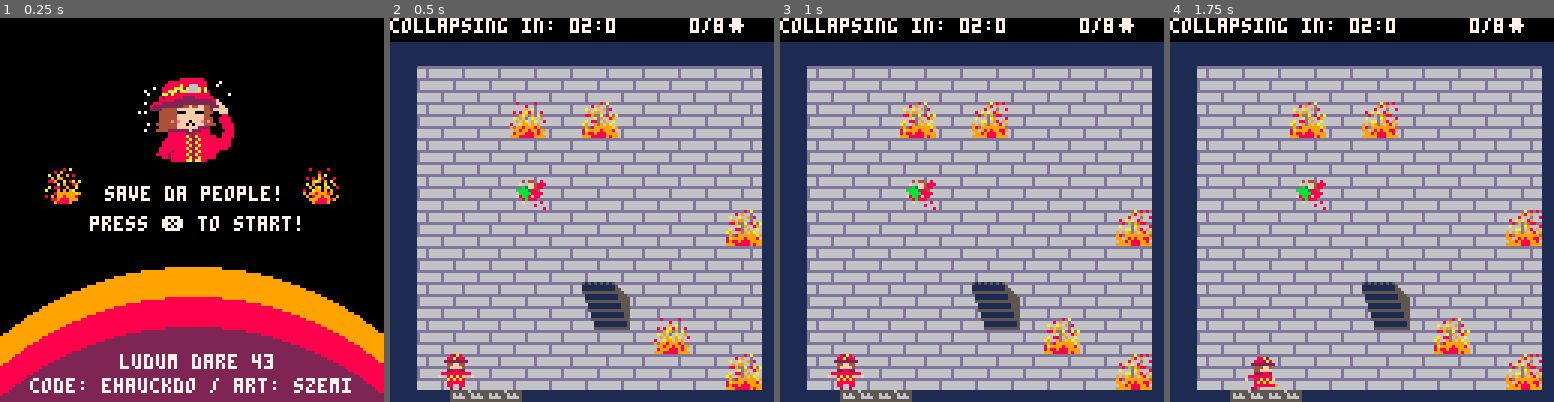
Above: before the commit, frames 1-4 (left to right).
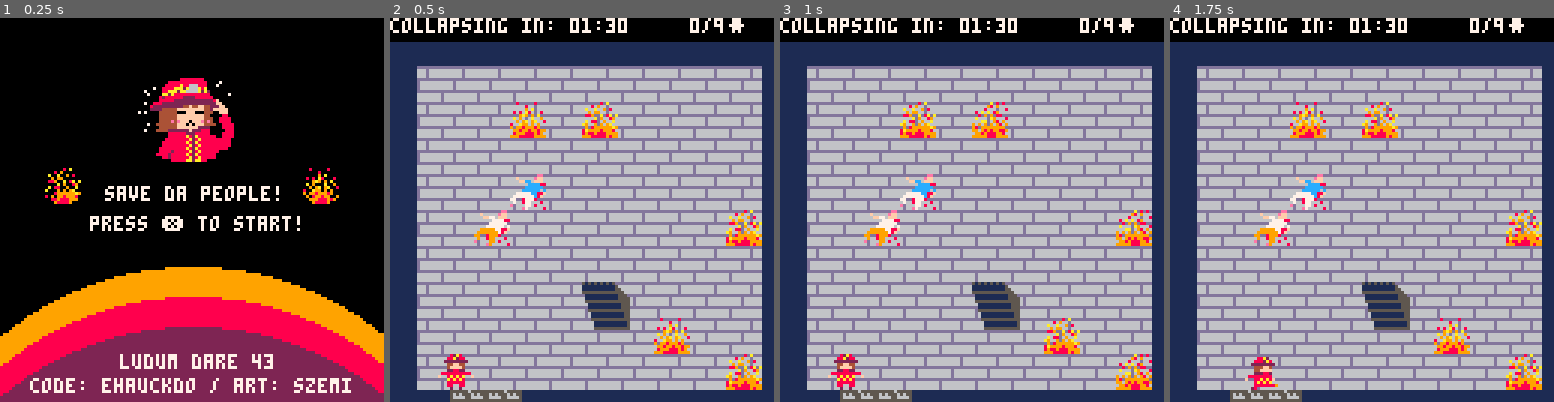
Above: after the commit, the same moments.

Repository: ehauckdo/ludumdare43
Game: PICO-8 cartridge ludumdare43.p8
Two runs of this game, one before a commit and one after it. Both use one fixed random seed, a clock stepped at 60 frames per second and the inputs below.
Inputs:
- Up to frame 1 (0.25 s): no input
- Up to frame 2 (0.5 s): tap X (X key) at 0.33 s
- Up to frame 3 (1 s): tap O (Z key) at 0.7 s
- Up to frame 4 (1.75 s): tap X (X key) at 1.07 s; hold Right from 1.6 s (still down); tap O (Z key) at 1.7 s

Frame 1 is identical in both runs. In frame 2, 1.0% of the frame differs, in the area x 21-86%, y 0-60%; in frame 3, 1.0%; in frame 4, 2.9%, in the area x 21-97%, y 0-97%.

Commit message:
multiple improvements

Diff:
--- a/ludumdare43.p8
+++ b/ludumdare43.p8
@@ -84,7 +84,7 @@
 
 function load_time()
 	current_time = get_time()
-	time_left = 120
+	time_left = 90
 end
 
 function load_player()
@@ -137,6 +137,9 @@
 
 	 if i < #floors then
    st_u = load_stair_up()
+   while inspect_id(f, st_u.x, st_u.y) == "stair" do
+    st_u = load_stair_up()
+   end
    f[st_u.x][st_u.y].item=st_u
    f = clean_fire_around_stairs(f,st_u.x,st_u.y)
   end
@@ -146,14 +149,14 @@
 function load_victims()
  total_victims = 0
 	list_victims = {}
-	for i=1,#floors do
+	for i=1, #floors do
 	 f = floors[i]
-	 for j=1, flr(rnd(5))+1 do
+	 for j=1, flr(rnd(3))+1 do
    v = load_person()
    if f[v.x][v.y].item == nil then
 
    	// calculate dist from stair
-   	v.dist = calculate_dist(v,f,i)
+   	v.dist = calculate_dist(v,floors,i)
 
    	f[v.x][v.y].item=v
    	total_victims += 1
@@ -163,57 +166,6 @@
 	end
 end
 
-//function load_floors()
-// cur_floor = 1
-// total_victims = 0
-// list_victims = {}
-
-// floors = {}
-// top_floor = flr(rnd(3))+5
-// for i=1,top_floor do
-
-//  f = create_matrix(10,9)
-//  add(floors,f)
-//  floors[1][2][9].item = {}
-//  floors[1][2][9].item.id = "safe"
-//  floors[1][3][9].item = {}
-//  floors[1][3][9].item.id = "safe"
-
-//  if i > 1 then
-//   stair_d = load_stair_down(stair)
-//   f[stair_d.x][stair_d.y].item=stair_d
-   //f = clean_fire_around_stairs(f,stair_d.x,stair_d.y)
-//  end
-
-//  if i < top_floor then
-//   stair = load_stair_up()
-//   while f[stair.x][stair.y].item != nil do
-//    stair = load_stair_up()
-    //f = clean_fire_around_stairs(f,stair.x,stair.y)
-//   end
-//   f[stair.x][stair.y].item=stair
-//   if f[stair.x][stair.y+1].item != nil and f[stair.x][stair.y+1].item.id == "fire" then
-//    f[stair.x][stair.y+1].item = nil
-//   end
-//  end
-
-  // creating 1-3 rand people
-//  for j=1, flr(rnd(5))+1 do
-//   person = load_person()
-//   if f[person.x][person.y].item == nil then
-
-   	// calculate dist from stair
-//   	person.dist = calculate_dist(person,floors,i)
-
-//   	f[person.x][person.y].item=person
-//   	total_victims += 1
-//   	add(list_victims, person)
-//   end
-//  end
-
- //end
-
-//end
 
 function load_person()
  local sprites = {192,194,196,198,200}
@@ -221,7 +173,8 @@
  types[1] = {192,194,196,198,200}
  types[2] = {228}
  types[3] = {202,203,204,205,206}
- t = flr(rnd(3))+1
+ //t = flr(rnd(3))+1
+ t = 1
 
  person = {}
  person.t = t
@@ -277,10 +230,15 @@
 	  end
 	 end
 	end
+	//cls()
+	//for i=1,#lv do
+	// print(list_victims[i].dist)
+	//end
+	//stop()
 	minimum = 0
 	local t_left = time_left
 	for p in all(lv) do
-	 t_left -= ceil(p.dist/1.5)
+	 t_left -= flr(p.dist/2) + 2
 	 if t_left >= 0 then
 	  minimum += 1
 	 else break
@@ -326,11 +284,11 @@
   speed = 1
   if p.rescuing != nil then
    if p.rescuing.t == 1 then
-    speed = 0.6
+    speed = 0.8
    elseif p.rescuing.t == 2 then
-    speed = 0.4
+    speed = 0.5
    elseif p.rescuing.t == 3 then
-    speed = 0.8
+    speed = 1
    end
   end
 
@@ -422,8 +380,9 @@
  hours = flr(time_left/60)
  if hours < 10 then hours = "0"..hours end
  print("collapsing in: "..hours..":"..time_left%60,0,0,7)
- print(total_rescued.."/"..total_victims.."웃",100,0,7)
+ //print(total_rescued.."/"..total_victims.."웃",100,0,7)
  //print(total_rescued.."/"..total_victims.."/"..minimum.."웃",100,0,7)
+ print(total_rescued.."/"..minimum.."웃",100,0,7)
 end
 
 function draw_floor()
@@ -522,14 +481,25 @@
 	if cur_floor == 1 then spr(98,20,124,1.5,1.5) spr(98,32,124,1.5,1.5) end
 end
 -->8
+aaaa = 0
+bbbb = 1
+
 function victory_gameover()
  mode = "gameover"
  victory = true
+ initialize_dead_toll()
 end
 
 function loss_gameover()
  mode = "gameover"
  victory = false
+ initialize_dead_toll()
+end
+
+function initialize_dead_toll()
+ dead = count_item(floors,"person")
+ y_coord = 37 - #dead * 8
+ list_step = 0
 end
 
 function update_gameover()
@@ -544,29 +514,52 @@
 	rectfill(0,60,127,63,10)
 	rectfill(0,65,127,68,10)
 	rectfill(12,0,115,128,2)
+
+	rectfill(18,44,109,115,0)
+	draw_dead()
+ if list_step > 10 then
+  list_step = 0
+  y_coord += 1
+  if y_coord >= 104 then
+  	y_coord = 37 - #dead * 8
+  end
+ end
+
+ rectfill(12,0,115,36,2)
+
+ rectfill(18,36,109,52,0)
+ print("death toll: "..#dead,38,42,7)
+
+ rectfill(12,107,115,128,2)
+
  if victory == true then
- 	print("congratulations!", 34,28,7)
- 	print(" you rescued the majority!", 15,36,7)
-  print("press 🅾️ to restart", 30, 48,7)
+ 	print("congratulations!", 34,15,7)
+ 	print(" you rescued the majority!", 11,24,7)
+  print("press 🅾️ to restart", 30, 115,7)
  else
-  print("game over",45,15,7)
-  print("press 🅾️ to restart", 28, 25,7)
- end
-
- dead = count_item(floors,"person")
+  print("game over! ",45,24,7)
+  print("press 🅾️ to restart", 28, 115,7)
+ end
+
+ //dead = count_item(floors,"person")
+
+
+end
+
+function draw_dead()
+ list_step += 2
+
+ //dead = count_item(floors,"person")
  if #dead > 0 then
   print("death toll: "..#dead,38,45,7)
-  y_coord = 53
+  cur_coord = y_coord
   for p in all(dead) do
-   //print(p.name,38,y_coord,7)
-   print(p.name,64-#p.name*2,y_coord,7)
-   y_coord += 8
-  end
-
- end
-
-end
-
+   print(p.name,64-#p.name*2,cur_coord,7)
+   cur_coord += 8
+  end
+
+ end
+end
 -->8
 function sprite(x,y,h,w,s)
  local sprite = {}
@@ -672,11 +665,21 @@
 	local dist = 0
 	local last_x = p.x
 	local last_y = p.y
+
 	for f=c_fl,1,-1 do
+
 	 local cur_floor = fl[f]
+
 	 for i=1,#cur_floor do
+
+	  //print(cur_floor[i])
+	  //for k,v in pairs(cur_floor[i]) do
+  	//	print(k.." = "..v)
+			//end
+	  //stop()
 	  for j=1,#cur_floor[i] do
 	  	id = inspect_id(cur_floor,i,j)
+
 	  	if id == "stair" and  cur_floor[i][j].item.dir == "⬇️" then
 	  	 dist += abs(last_x-i)+abs(last_y-j)
 	  	 last_x = i
@@ -684,6 +687,7 @@
 	  	end
 	  	if id == "safe" then
 	  	 dist += abs(last_x-i)+abs(last_y-j)
+	  	 return dist
 	  	end
 	  end
 	 end
@@ -733,14 +737,14 @@
 names ={}
 surnames = {}
 add(names, "john")
-add(names, "zachariah")
+add(names, "elliot")
 add(names, "nicholas")
 add(names, "jimothy")
 add(names, "alexander")
 add(names, "remus")
 add(names, "sephiroth")
 add(names, "jeff")
-add(names, "aziraphale")
+add(names, "martin")
 add(names, "luke")
 add(names, "grant")
 add(names, "mads")
@@ -750,8 +754,8 @@
 add(names, "heather")
 add(names, "eilish")
 add(names, "deirdre")
-add(names, "hamble-rose")
-add(names, "galadriel")
+add(names, "rose")
+add(names, "jordan")
 add(names, "faye")
 add(names, "iona")
 add(names, "kumiko")
@@ -767,7 +771,7 @@
 add(surnames, "scholten")
 add(surnames, "argent")
 add(surnames, "welsh")
-add(surnames, "carr-wilson")
+add(surnames, "wilson")
 add(surnames, "browne")
 add(surnames, "falconer")
 add(surnames, "smith")
@@ -775,7 +779,7 @@
 add(surnames, "briscoe")
 add(surnames, "stilisnki")
 add(surnames, "mcbrearty")
-add(surnames, "richardson")
+add(surnames, "saunders")
 add(surnames, "blandy")
 add(surnames, "evans")
 add(surnames, "maclean")
